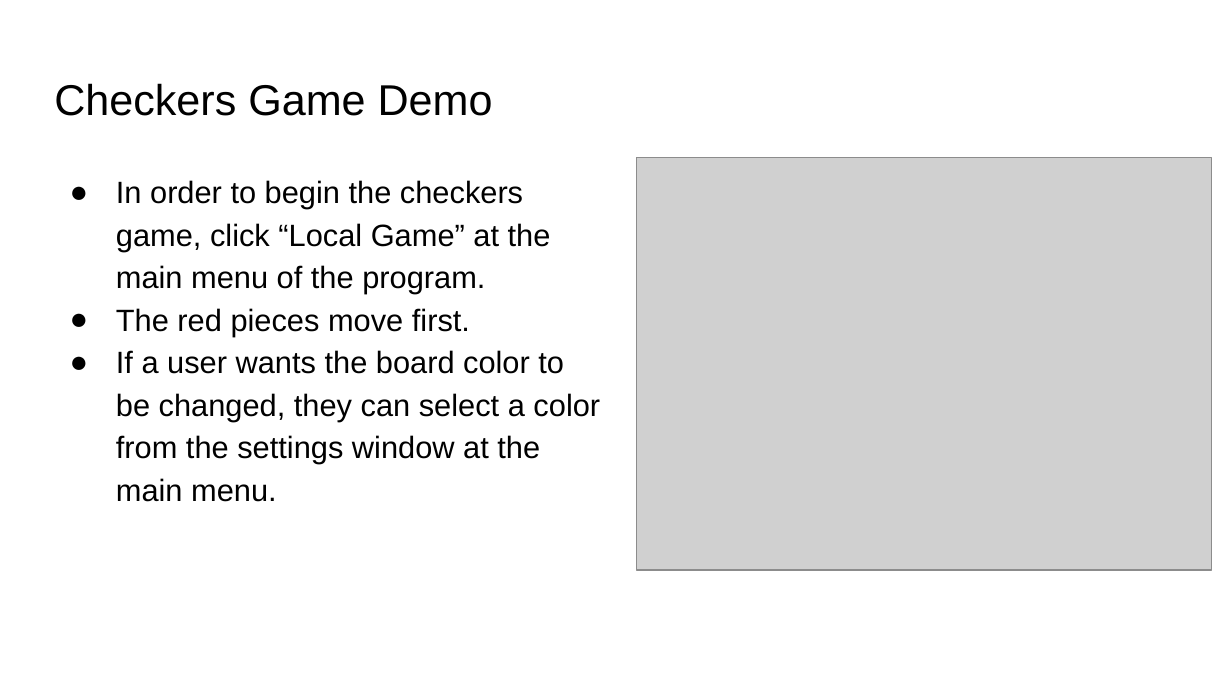
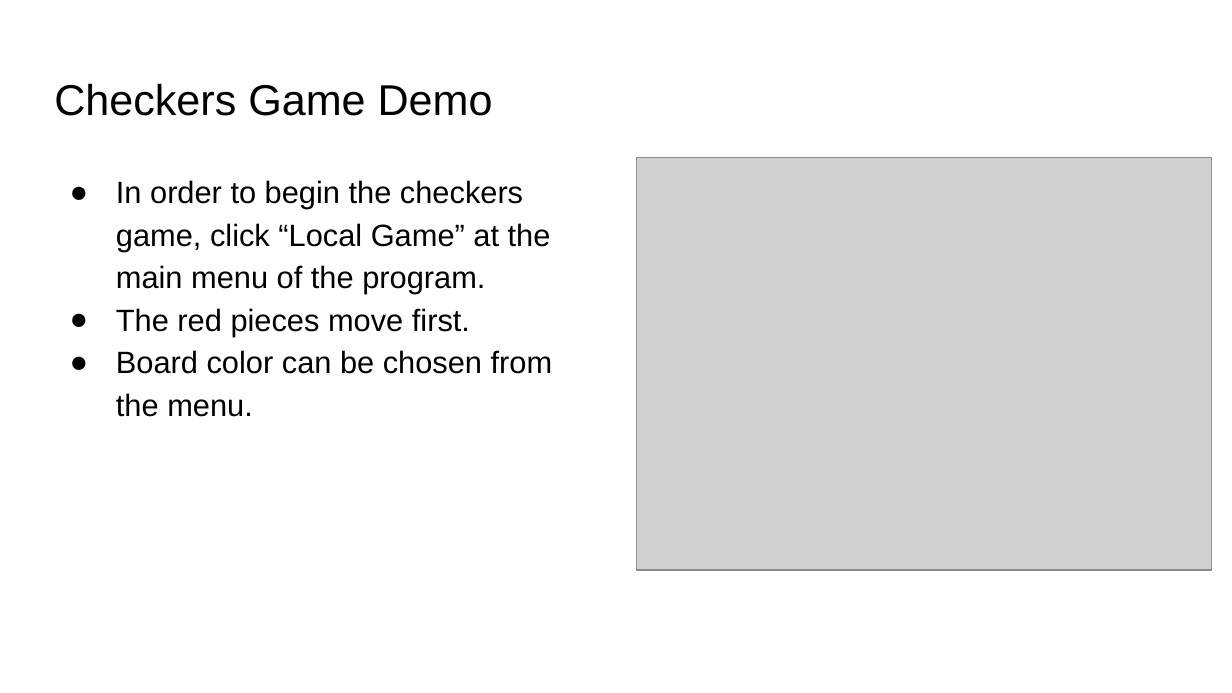
Before and after one commit to Daniel-Cunningham02/CSCI-352-Checkers-Project, a slide deck: slide 7 of Checkers Project Presentation.pptx. Drawn at 1232x693 pixels with LibreOffice and Linux fonts; fonts in the diff are those of the drawing; grey boxes stand for pictures. Boxes give left, top, right and bottom in pixels: in the first picture for what was removed or moved away, otherwise in the second. Text is boxed around its words. In the diff, an @@ line names an element or a change of style, - is before the commit and + after.

```diff
--- a/Checkers Project Presentation.pptx
+++ b/Checkers Project Presentation.pptx
@@ text at [116,350,553,417]: text changed @@
-● If a user wants the board color to be changed, they can select a color from the settings window at the main menu.
+● Board color can be chosen from the menu.
```
Also in this commit, not shown: 7 other slides changed.
